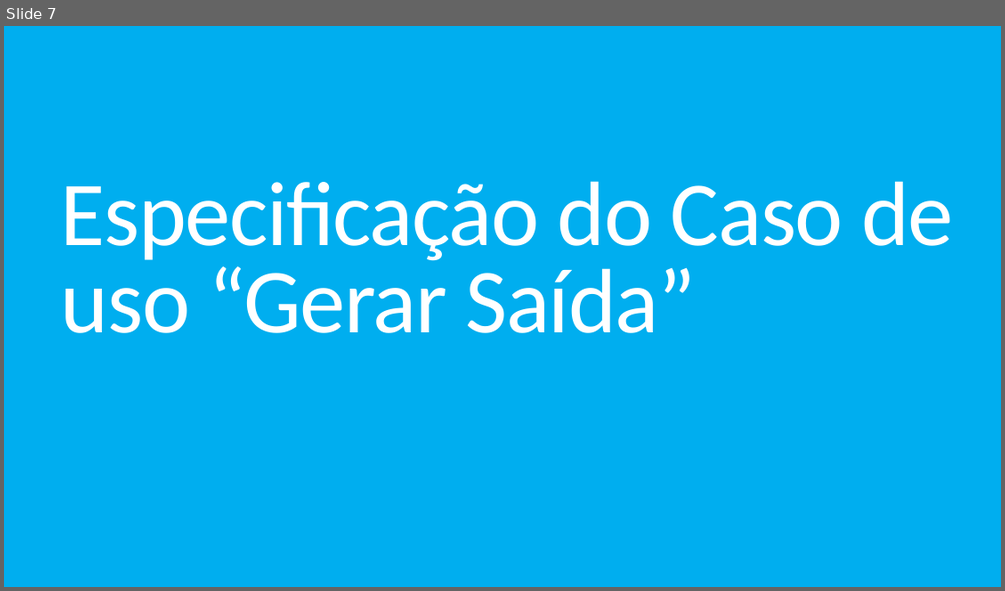
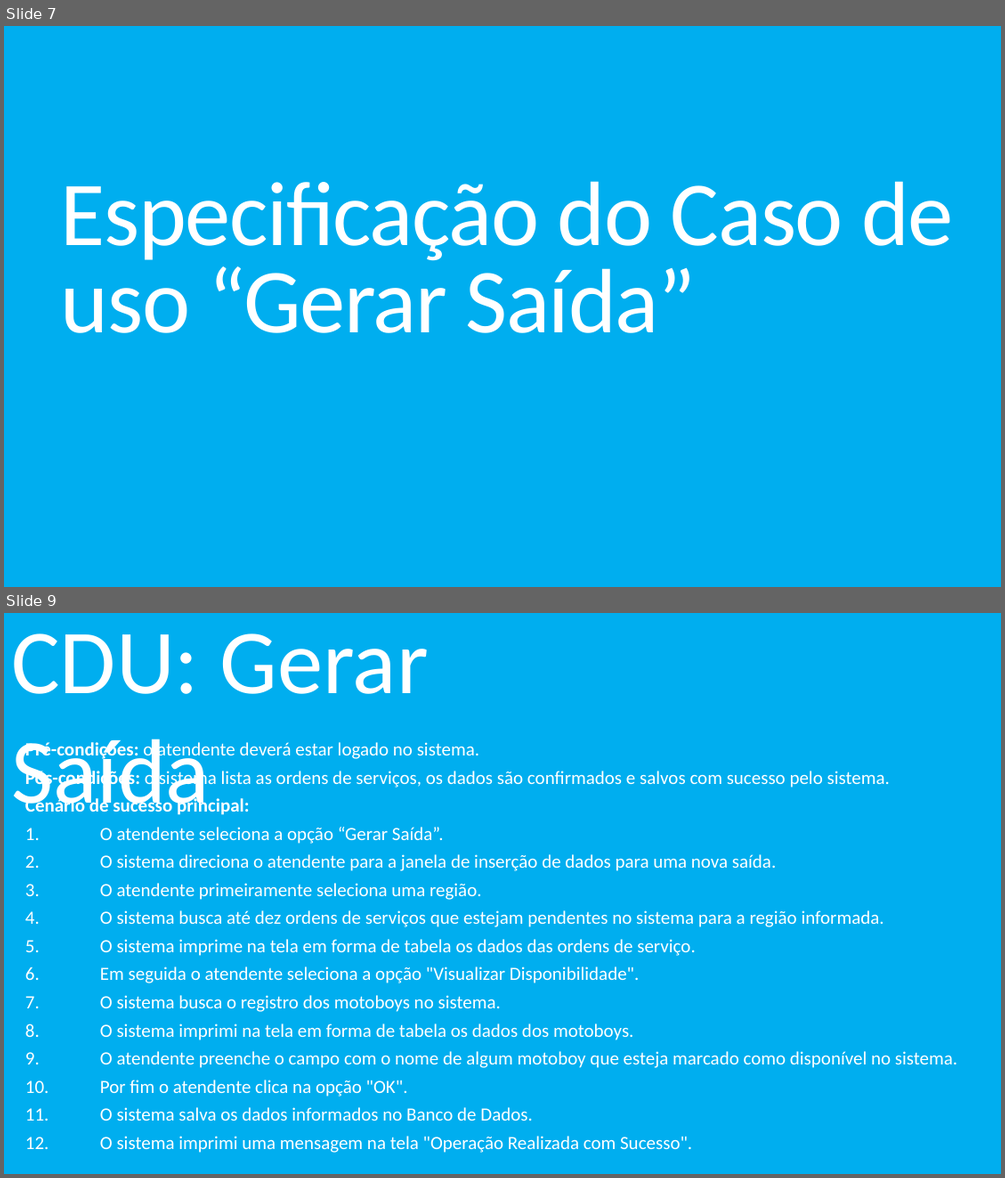
Before and after one commit to DouglasCPioC/engenharia-de-software-loja-de-motoboy, a slide deck: Slide/Projeto de uma empresa de motoboy.pptx. Shown one above the other, each under a label of ours: slide 7 before the commit, slides 7 and 9 after it; the slides between them are not shown. The pictures are 1005x591 and 1005x1178 pixels, drawn with LibreOffice and Linux fonts; fonts in the diff are those of the drawing. Boxes give left, top, right and bottom in pixels: in the first picture for what was removed or moved away, otherwise in the second. Text is boxed around its words. In the diff, an @@ line names an element or a change of style, - is before the commit and + after.

```diff
--- a/Slide/Projeto de uma empresa de motoboy.pptx
+++ b/Slide/Projeto de uma empresa de motoboy.pptx
@@ slide 9 added at [4,613,1001,1174], background #00AEEF @@
@@ text added at [11,633,428,815], 88 pt, text #FFFFFF @@
+CDU: Gerar Saída
@@ subtitle added at [25,740,957,1152], 18 pt, text #FFFFFF @@
+Pré-condições: o atendente deverá estar logado no sistema.
+Pós-condições: o sistema lista as ordens de serviços, os dados são confirmados e salvos com sucesso pelo sistema.
+Cenário de sucesso principal:
+1. O atendente seleciona a opção “Gerar Saída”.
+2. O sistema direciona o atendente para a janela de inserção de dados para uma nova saída.
+3. O atendente primeiramente seleciona uma região.
+4. O sistema busca até dez ordens de serviços que estejam pendentes no sistema para a região informada.
+5. O sistema imprime na tela em forma de tabela os dados das ordens de serviço.
+6. Em seguida o atendente seleciona a opção "Visualizar Disponibilidade".
+7. O sistema busca o registro dos motoboys no sistema.
+8. O sistema imprimi na tela em forma de tabela os dados dos motoboys.
+9. O atendente preenche o campo com o nome de algum motoboy que esteja marcado como disponível no sistema.
+10. Por fim o atendente clica na opção "OK".
+11. O sistema salva os dados informados no Banco de Dados.
+12. O sistema imprimi uma mensagem na tela "Operação Realizada com Sucesso".
```
Also in this commit, not shown: 1 slide changed, 9 other slides added, 1 slide removed.
